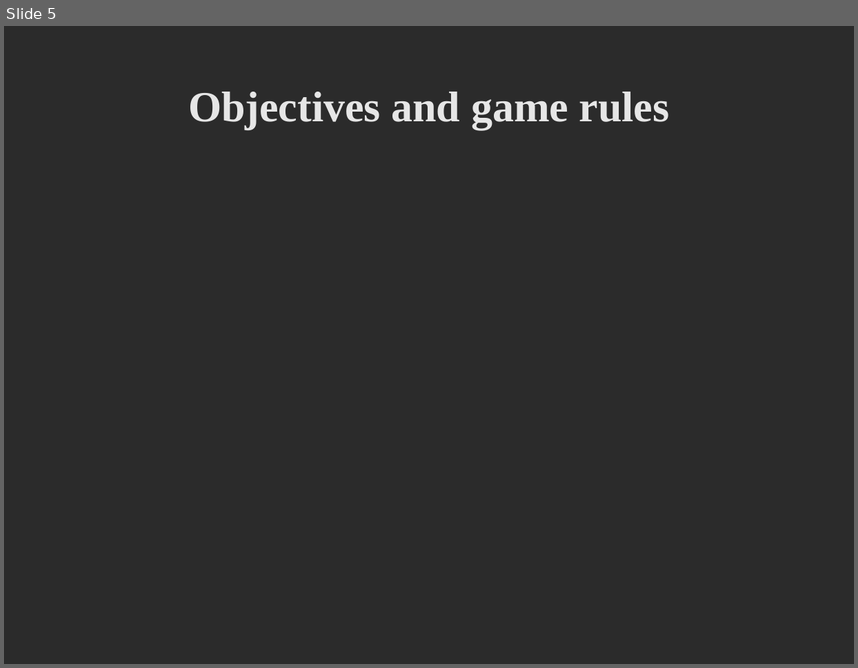
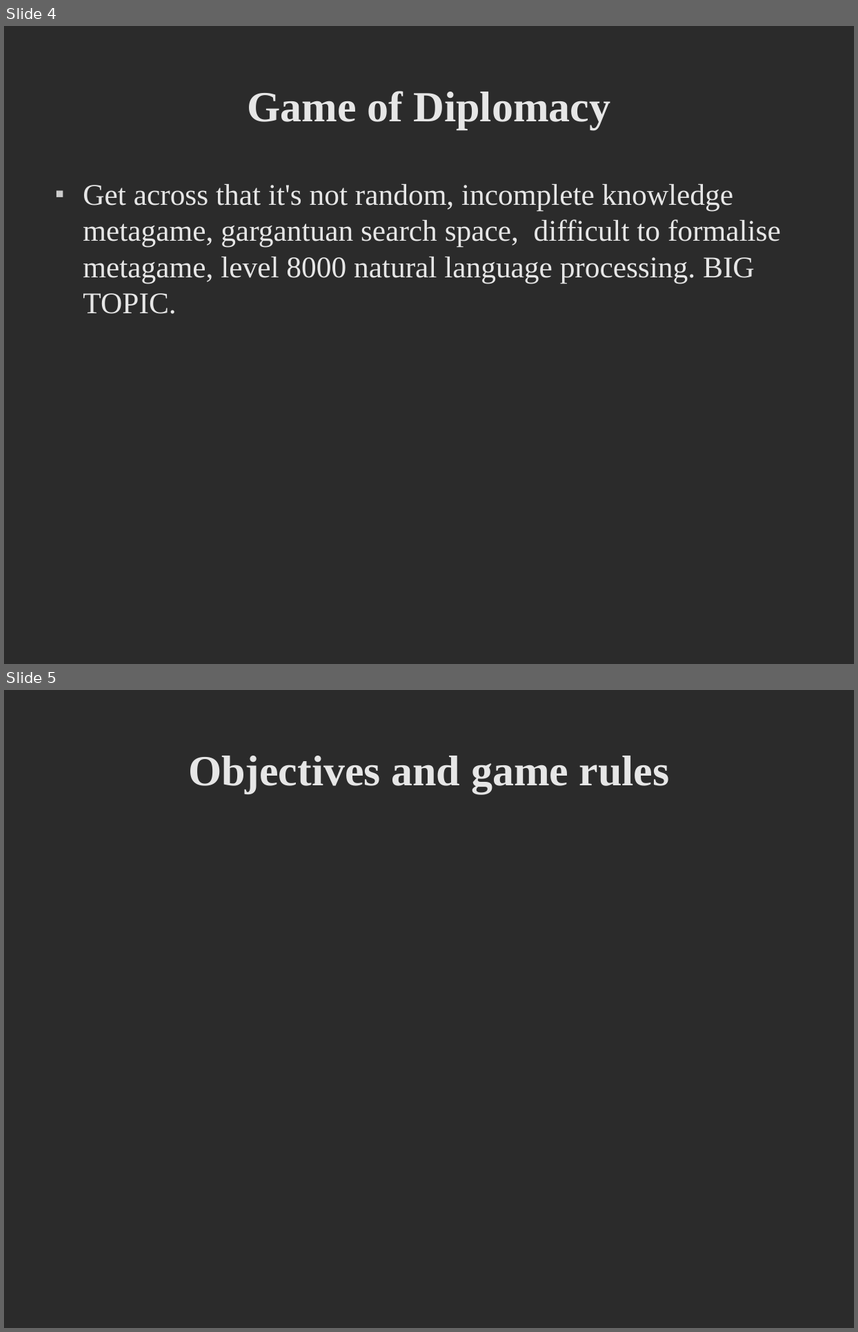
Before and after one commit to deltaluca/flappy, a slide deck: Presentation/ProjectDemonstration.odp. Shown one above the other, each under a label of ours: slide 5 before the commit, slides 4 and 5 after it. The pictures are 858x668 and 858x1332 pixels, drawn with LibreOffice and Linux fonts; fonts in the diff are those of the drawing; background and template pictures are left out; a plain dark background stands for a picture behind light text. Boxes give left, top, right and bottom in pixels: in the first picture for what was removed or moved away, otherwise in the second. Text is boxed around its words. In the diff, an @@ line names an element or a change of style, - is before the commit and + after.

```diff
--- a/Presentation/ProjectDemonstration.odp
+++ b/Presentation/ProjectDemonstration.odp
@@ slide 4 added at [4,26,854,664], background picture (left out) @@
@@ title added at [247,91,611,129], 40 pt, text #E6E6E6, bold @@
+Game of Diplomacy
@@ text added at [83,184,781,314], 28 pt, text #E6E6E6 @@
+■ Get across that it's not random, incomplete knowledge metagame, gargantuan search space, difficult to formalise metagame, level 8000 natural language processing. BIG TOPIC.
```
Also in this commit, not shown: 3 slides changed, 9 other slides added, 4 slides removed.
